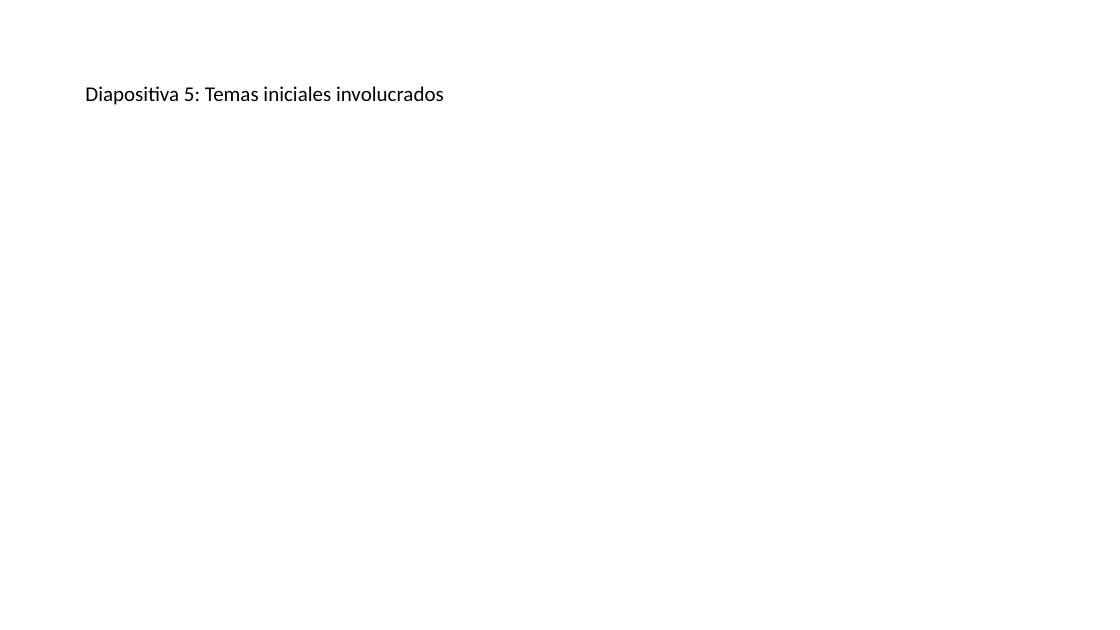
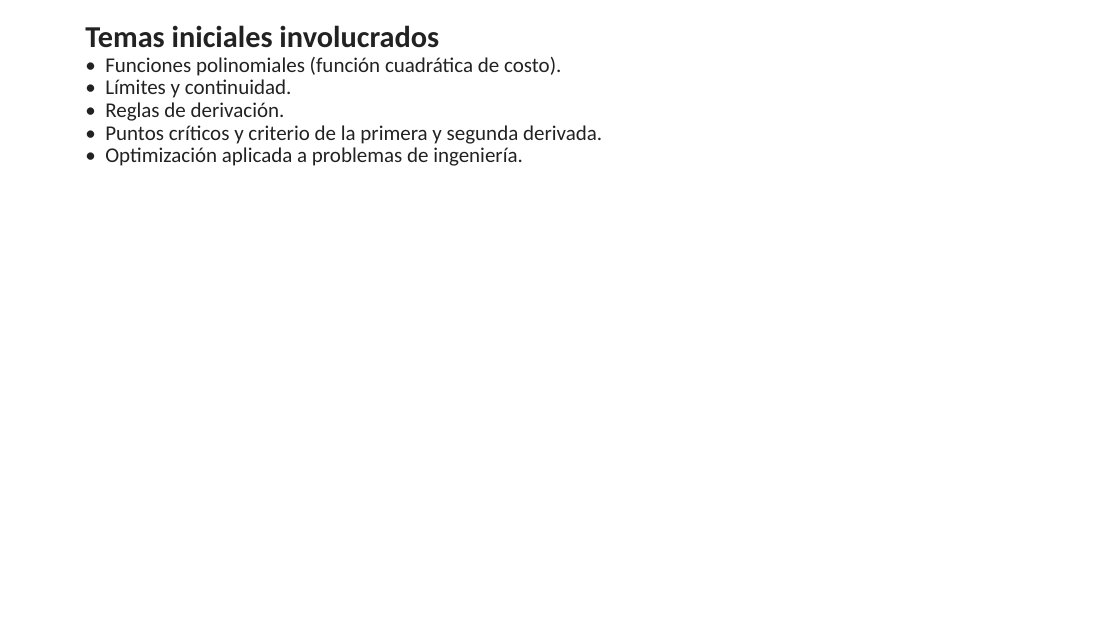
Before and after one commit to acarrascov/proyecto-calculo-optimizacion-cloud, a slide deck: slide 5 of Presentación Proyecto.pptx. Drawn at 1120x630 pixels with LibreOffice and Linux fonts; fonts in the diff are those of the drawing. Boxes give left, top, right and bottom in pixels: in the first picture for what was removed or moved away, otherwise in the second. Text is boxed around its words. In the diff, an @@ line names an element or a change of style, - is before the commit and + after.

Commit message:
Completar contenido de las 14 diapositivas del PPT (respetando su estructura original) y agregar script generador

```diff
--- a/Presentación Proyecto.pptx
+++ b/Presentación Proyecto.pptx
@@ title at (85, 25, 602, 166): text changed; text colour #000000 to #222222 @@
-Diapositiva 5: Temas iniciales involucrados
+Temas iniciales involucrados
+• Funciones polinomiales (función cuadrática de costo).
+• Límites y continuidad.
+• Reglas de derivación.
+• Puntos críticos y criterio de la primera y segunda derivada.
+• Optimización aplicada a problemas de ingeniería.
```
Also in this commit, not shown: 9 other slides changed, 4 slides added, 4 slides removed, 1 other file.
